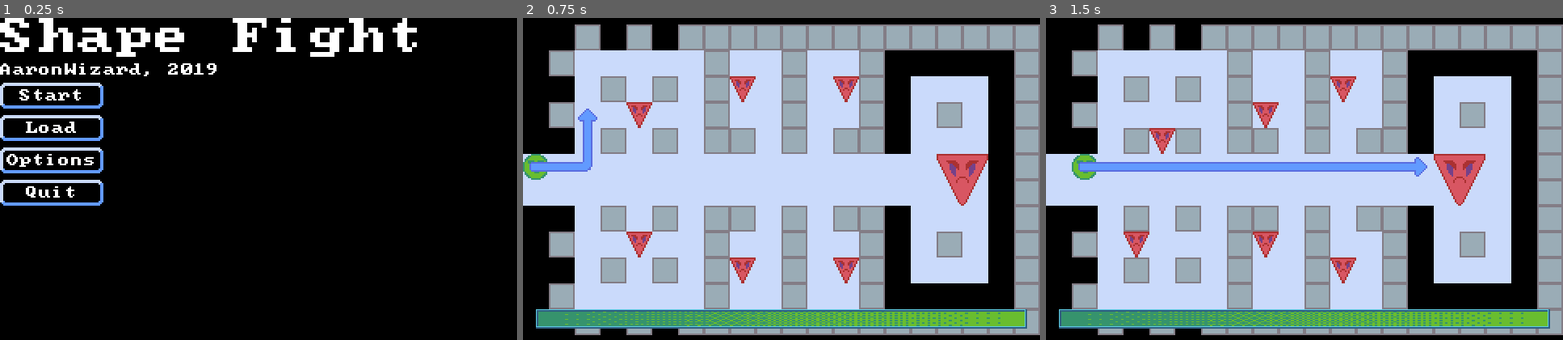
Above: before the commit, frames 1-3 (left to right).
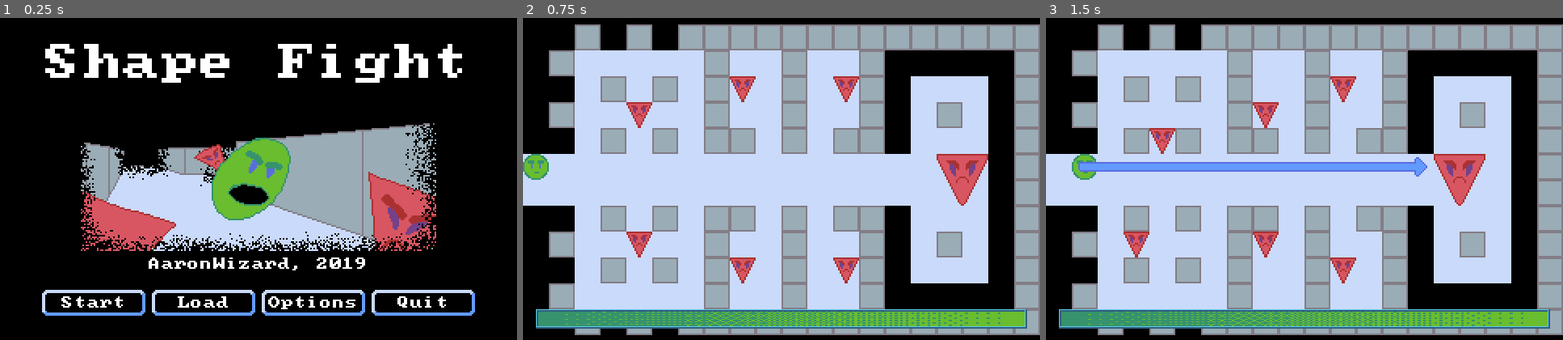
Above: after the commit, the same moments.

Repository: AaronWizard/ShapeFight
Game: Godot game, scene res://MainMenu.tscn
Same seed, same stepped clock (60 frames per second), same inputs: the game is played once before the commit and once after it.
Inputs (mouse positions are in pixels of both pictures, inside the frame that each line leads up to):
- Up to frame 1 (0.25 s): no input
- Up to frame 2 (0.75 s): click "Start" at 0.5 s
- Up to frame 3 (1.5 s): tap Enter at 1.25 s; move the mouse to (1418, 162) at 1.27 s; press the mouse at (1418, 162) at 1.28 s; hold Right (move_east) from 1.28 s (still down)

The runs differ from the first frame. In frame 1, 32% of the frame differs, in the area x 0-92%, y 0-93%; in frame 2, 0.7%; in frame 3, nothing differs.

Commit message:
Main menu image. Styling for main menu and game over screen.

Diff:
--- a/GameOver.tscn
+++ b/GameOver.tscn
@@ -17,25 +17,25 @@
 
 [node name="CenterContainer" type="CenterContainer" parent="."]
 margin_right = 288.0
-margin_bottom = 108.0
+margin_bottom = 148.0
 size_flags_horizontal = 3
 size_flags_vertical = 3
 
 [node name="GameOverText" type="Label" parent="CenterContainer"]
 margin_left = 36.0
-margin_top = 42.0
+margin_top = 62.0
 margin_right = 252.0
-margin_bottom = 66.0
+margin_bottom = 86.0
 size_flags_vertical = 1
 custom_fonts/font = ExtResource( 3 )
 text = "Game Over"
 align = 1
 valign = 1
 
-[node name="ButtonMenu" type="VBoxContainer" parent="."]
-margin_left = 104.0
-margin_top = 112.0
-margin_right = 184.0
+[node name="ButtonMenu" type="HBoxContainer" parent="."]
+margin_left = 20.0
+margin_top = 152.0
+margin_right = 268.0
 margin_bottom = 168.0
 size_flags_horizontal = 4
 size_flags_vertical = 8
@@ -44,21 +44,24 @@
 [node name="Reload" type="Button" parent="ButtonMenu"]
 margin_right = 80.0
 margin_bottom = 16.0
+rect_min_size = Vector2( 80, 0 )
 size_flags_vertical = 0
 text = "Reload"
 
 [node name="MainMenu" type="Button" parent="ButtonMenu"]
-margin_top = 20.0
-margin_right = 80.0
-margin_bottom = 36.0
+margin_left = 84.0
+margin_right = 164.0
+margin_bottom = 16.0
+rect_min_size = Vector2( 80, 0 )
 size_flags_horizontal = 4
 size_flags_vertical = 0
 text = "Main Menu"
 
 [node name="Quit" type="Button" parent="ButtonMenu"]
-margin_top = 40.0
-margin_right = 80.0
-margin_bottom = 56.0
+margin_left = 168.0
+margin_right = 248.0
+margin_bottom = 16.0
+rect_min_size = Vector2( 80, 0 )
 size_flags_vertical = 0
 text = "Quit"
 [connection signal="pressed" from="ButtonMenu/Reload" to="." method="_on_Reload_pressed"]
--- a/MainMenu.tscn
+++ b/MainMenu.tscn
@@ -1,56 +1,79 @@
-[gd_scene load_steps=4 format=2]
+[gd_scene load_steps=5 format=2]
 
 [ext_resource path="res://Resources/theme.tres" type="Theme" id=1]
 [ext_resource path="res://MainMenu.gd" type="Script" id=2]
 [ext_resource path="res://Resources/Fonts/font_title.tres" type="DynamicFont" id=3]
+[ext_resource path="res://Assets/Graphics/GUI/title_image.png" type="Texture" id=4]
 
 [node name="MainMenu" type="VBoxContainer"]
-margin_right = 40.0
-margin_bottom = 40.0
+anchor_right = 1.0
+anchor_bottom = 1.0
+margin_left = 16.0
+margin_top = 16.0
+margin_right = -16.0
+margin_bottom = -16.0
 theme = ExtResource( 1 )
 script = ExtResource( 2 )
 game_scene = "res://Game.tscn"
 
 [node name="Title" type="Label" parent="."]
-margin_right = 264.0
+margin_left = 12.0
+margin_right = 276.0
 margin_bottom = 24.0
+size_flags_horizontal = 4
 custom_fonts/font = ExtResource( 3 )
 text = "Shape Fight"
 
+[node name="TextureRect" type="TextureRect" parent="."]
+margin_left = 34.0
+margin_top = 28.0
+margin_right = 254.0
+margin_bottom = 128.0
+size_flags_horizontal = 4
+size_flags_vertical = 4
+texture = ExtResource( 4 )
+
 [node name="Author" type="Label" parent="."]
-margin_top = 28.0
-margin_right = 264.0
-margin_bottom = 36.0
+margin_left = 76.0
+margin_top = 132.0
+margin_right = 212.0
+margin_bottom = 140.0
+size_flags_horizontal = 4
 text = "AaronWizard, 2019"
 
-[node name="Buttons" type="VBoxContainer" parent="."]
-margin_top = 40.0
-margin_right = 64.0
-margin_bottom = 116.0
-size_flags_horizontal = 0
-size_flags_vertical = 0
+[node name="Buttons" type="HBoxContainer" parent="."]
+margin_left = 10.0
+margin_top = 152.0
+margin_right = 278.0
+margin_bottom = 168.0
+size_flags_horizontal = 4
+size_flags_vertical = 10
 
 [node name="Start" type="Button" parent="Buttons"]
 margin_right = 64.0
 margin_bottom = 16.0
+rect_min_size = Vector2( 64, 0 )
 text = "Start"
 
 [node name="Load" type="Button" parent="Buttons"]
-margin_top = 20.0
-margin_right = 64.0
-margin_bottom = 36.0
+margin_left = 68.0
+margin_right = 132.0
+margin_bottom = 16.0
+rect_min_size = Vector2( 64, 0 )
 text = "Load"
 
 [node name="Options" type="Button" parent="Buttons"]
-margin_top = 40.0
-margin_right = 64.0
-margin_bottom = 56.0
+margin_left = 136.0
+margin_right = 200.0
+margin_bottom = 16.0
+rect_min_size = Vector2( 64, 0 )
 text = "Options"
 
 [node name="Quit" type="Button" parent="Buttons"]
-margin_top = 60.0
-margin_right = 64.0
-margin_bottom = 76.0
+margin_left = 204.0
+margin_right = 268.0
+margin_bottom = 16.0
+rect_min_size = Vector2( 64, 0 )
 text = "Quit"
 [connection signal="pressed" from="Buttons/Start" to="." method="_on_Start_pressed"]
 [connection signal="pressed" from="Buttons/Load" to="." method="_on_Load_pressed"]
Binary file added: Assets/Graphics/GUI/title_image.png
Not shown, added: Assets/Graphics/GUI/title_image.png.import
